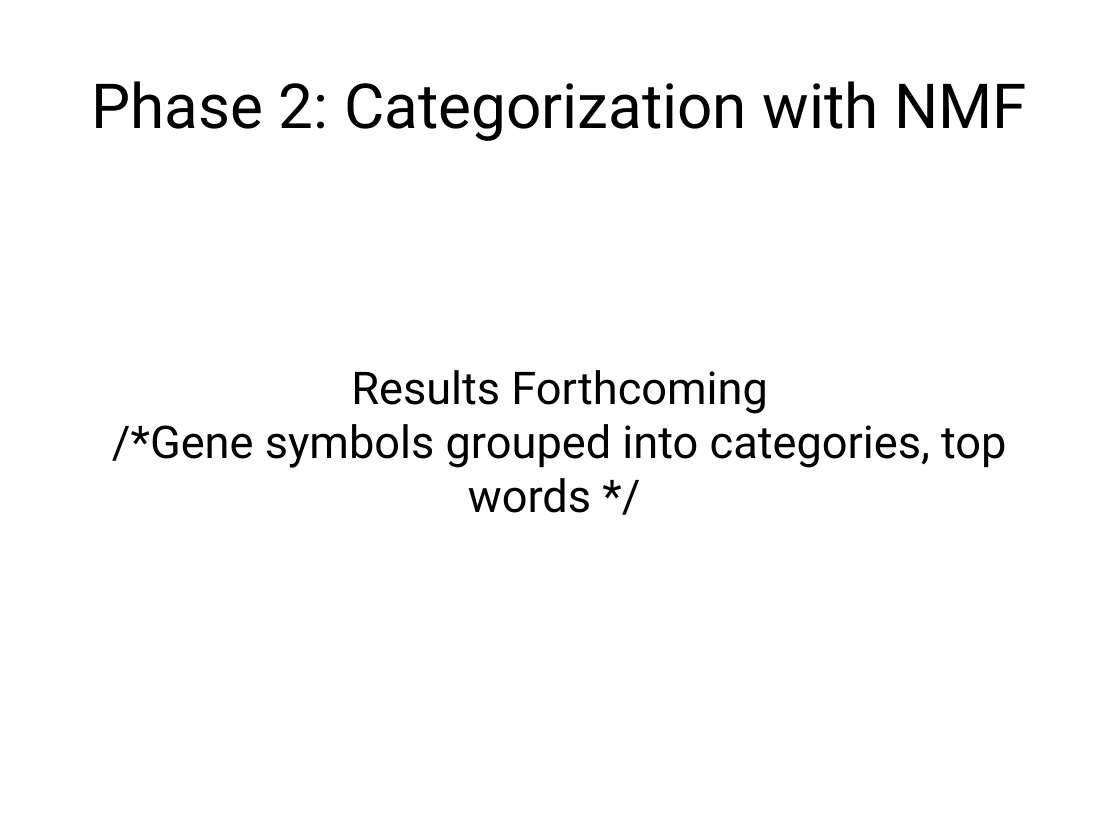
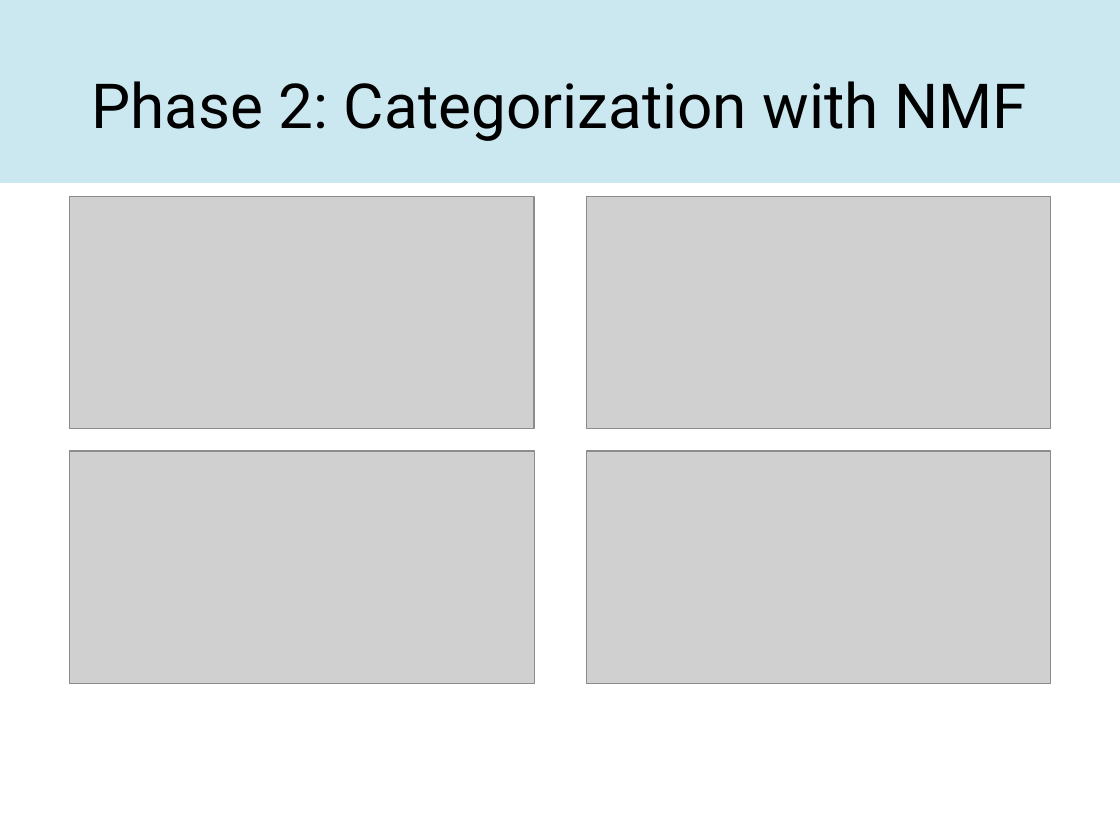
Before and after one commit to DeepwaterCreations/genDR-generif-analysis, a slide deck: slide 8 of presentation.odp (slide 10 before the commit). Drawn at 1120x840 pixels with LibreOffice and Linux fonts; fonts in the diff are those of the drawing; grey boxes stand for pictures. Boxes give left, top, right and bottom in pixels: in the first picture for what was removed or moved away, otherwise in the second. Text is boxed around its words. In the diff, an @@ line names an element or a change of style, - is before the commit and + after.

```diff
--- a/presentation.odp
+++ b/presentation.odp
@@ rectangle added at (x1=0, y1=0, x2=1120, y2=183), fill #CBE8F0 @@
@@ picture added at (x1=70, y1=197, x2=535, y2=430) @@
@@ picture added at (x1=586, y1=196, x2=1051, y2=429) @@
@@ subtitle removed at (x1=112, y1=370, x2=1006, y2=513) @@
-Results Forthcoming
-/*Gene symbols grouped into categories, top words */
@@ picture added at (x1=70, y1=451, x2=535, y2=684) @@
@@ picture added at (x1=586, y1=451, x2=1051, y2=684) @@
```
Also in this commit, not shown: 6 other slides changed, 2 slides added, 4 slides removed.
